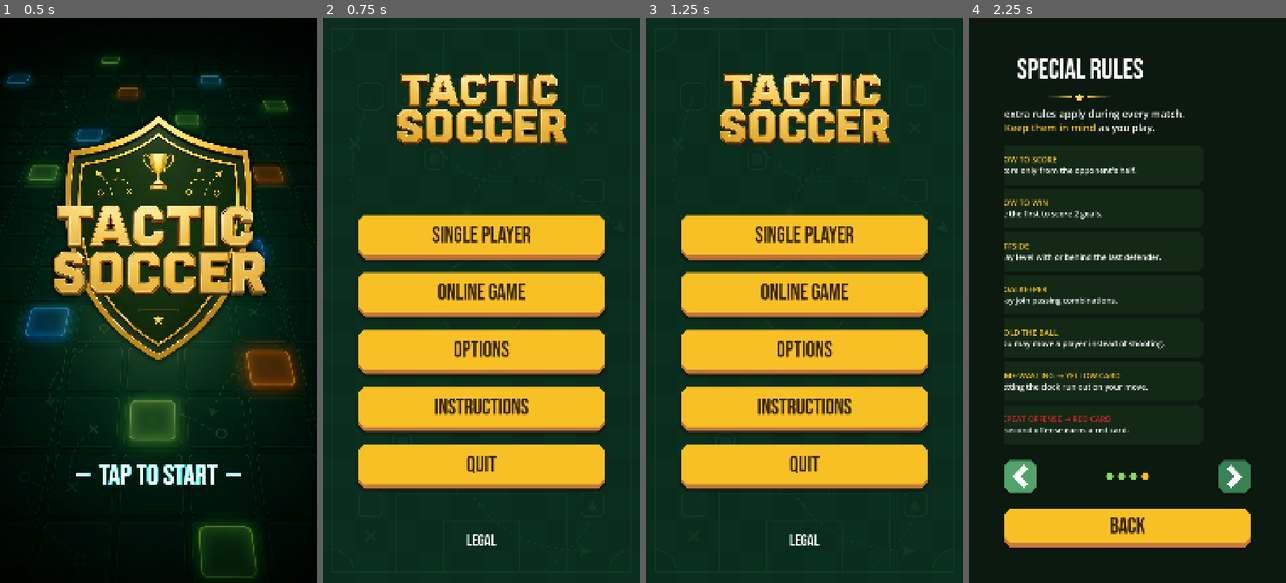
Above: before the commit, frames 1-4 (left to right).
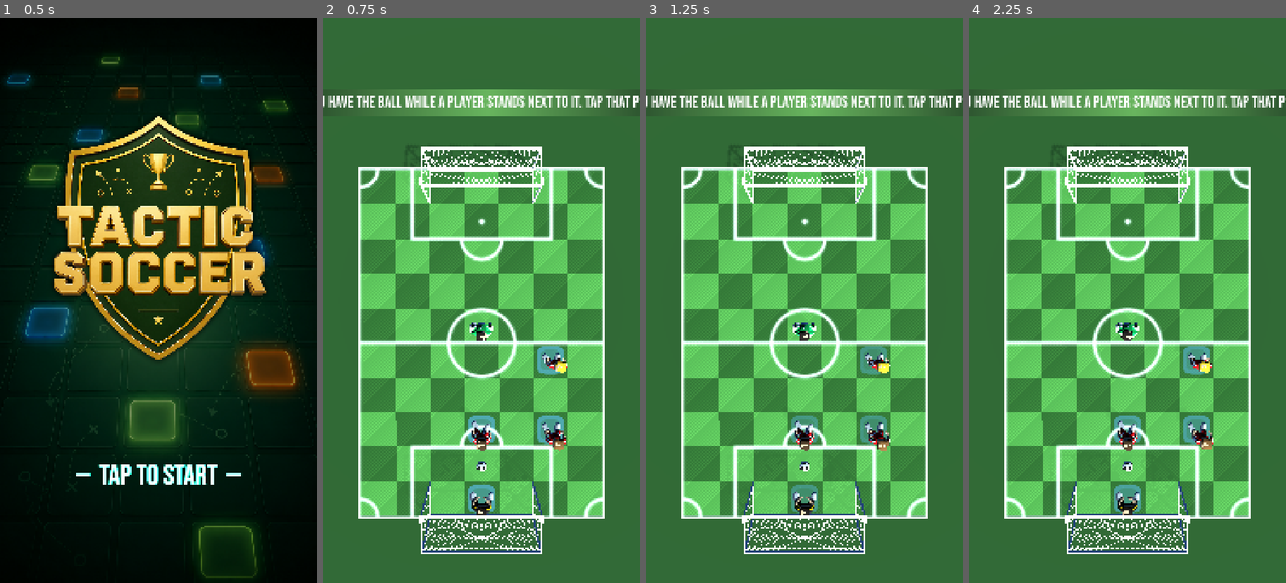
Above: after the commit, the same moments.

Repository: splivalo/tactic_soccer
Game: Godot game, scene res://scenes/ui/splash_screen.tscn
Same seed, same stepped clock (60 frames per second), same inputs: the game is played once before the commit and once after it.
Inputs (mouse positions are in pixels of both pictures, inside the frame that each line leads up to):
- Up to frame 1 (0.5 s): no input
- Up to frame 2 (0.75 s): tap Enter at 0.5 s; move the mouse to (551, 272) at 0.52 s; click (551, 272) at 0.67 s
- Up to frame 3 (1.25 s): no input
- Up to frame 4 (2.25 s): click (1127, 407) at 1.25 s, where only the run before the commit has a clickable "Instructions"; click (1019, 475) at 2.02 s

Frame 1 is identical in both runs. In frame 2, 100% of the frame differs, in the area x 0-100%, y 0-100%; in frame 3, 100%; in frame 4, 100%.

Commit message:
Tutorial: wire it into the match scene and put it behind Instructions
"Instructions" now runs the tutorial. The three cards it replaced said in
words what the tutorial has you do — and words are exactly what a
first-time player doesn't read, which is how all four of the mistakes
that prompted this happened in the first place. The fourth card (scoring,
winning, offside, keeper, cards) survives as the closing screen, since
none of that can be taught in one turn. Pages 1-3 stay in the carousel
for anyone curious enough to swipe back; nobody is made to read them.

It also runs by itself on a first launch. The player who most needs it is
precisely the one who would never go looking for it.

The HUD strips down to its footer. Shields, score, cards and a clock mean
nothing while you are learning what a straight line is, and they are four
more things competing with the one sentence meant to be read. The footer
stays because the placement phase already speaks through it — the
tutorial isn't inventing a second voice.

No Next button per step, deliberately. A step that can be clicked past is
a step that gets clicked past. Steps advance when the action is actually
performed; a stray tap elsewhere does nothing at all, because an
unexplained result is the very thing this exists to prevent. The one
square that is offered and then refused is the shot beside the opponent —
"don't leave it there" only lands if you could have.

Co-Authored-By: Claude Opus 5 <noreply@anthropic.com>

Diff:
--- a/main.gd
+++ b/main.gd
@@ -540,7 +540,9 @@
 		push_warning("No player_scene assigned — cannot spawn teams.")
 		return
 	_state = MatchState.new()
-	if GameFlow.player_formation.is_empty():
+	if GameFlow.tutorial_mode:
+		_start_tutorial()
+	elif GameFlow.player_formation.is_empty():
 		_start_placement()
 	elif GameFlow.online_mode and GameFlow.online_room == "":
 		# Online with a formation already laid out but no opponent yet — this is
@@ -564,6 +566,8 @@
 
 
 func _home_formation() -> Array[Dictionary]:
+	if GameFlow.tutorial_mode:
+		return Tutorial.home_formation()
 	if GameFlow.player_side == "HomeTeam" and not _my_layout().is_empty():
 		return _my_layout()
 	if GameFlow.player_side != "HomeTeam" and not _remote_formation.is_empty():
@@ -572,6 +576,8 @@
 
 
 func _away_formation() -> Array[Dictionary]:
+	if GameFlow.tutorial_mode:
+		return Tutorial.away_formation()
 	if GameFlow.player_side == "AwayTeam" and not _my_layout().is_empty():
 		return _my_layout()
 	if GameFlow.player_side != "AwayTeam" and not _remote_formation.is_empty():
@@ -982,6 +988,99 @@
 		_show_online_overlay()
 		return
 	_start_coin_toss()
+
+
+# --- Tutorial ------------------------------------------------------------------
+# Learning by doing, on the real board, through the real rules. The lesson
+# itself (steps, what may be tapped, what advances) lives in Tutorial — this is
+# only the view side: build the small scenario, strip the HUD to its footer, and
+# refuse taps that aren't part of the current step.
+
+## How long a step may go nowhere before an escape hatch appears. Deliberately
+## not a Next button from the start: a step that can be clicked past is a step
+## that gets clicked past, and then the tutorial teaches nothing — which is
+## exactly how the written instructions failed.
+const TUTORIAL_STUCK_SECONDS := 8.0
+
+var _tutorial: Tutorial = null
+var _tutorial_stuck := 0.0
+
+
+func _start_tutorial() -> void:
+	_tutorial = Tutorial.new()
+	ball_start_cell = Tutorial.BALL
+	if _hud != null:
+		_hud.show_match_chrome(false)
+	_build_match("HomeTeam")
+	_tutorial_refresh()
+
+
+## Only the cells the current step is about. A stray tap during a lesson must not
+## produce a result, because an unexplained result is exactly what the tutorial
+## exists to prevent.
+func _tutorial_blocks(cell: Vector2i) -> bool:
+	if _tutorial == null or _tutorial.finished():
+		return false
+	if not _tutorial.allows(cell):
+		return true
+	var why := _tutorial.refusal(cell)
+	if why == "":
+		return false
+	# Refused ON PURPOSE, with the reason — the risky square is offered rather
+	# than hidden, because "don't leave it there" only lands if you could have.
+	if _hud != null:
+		_hud.set_footer_text(why, Color.WHITE)
+	_tutorial_stuck = 0.0
+	return true
+
+
+func _tutorial_did(kind: String, cell: Vector2i) -> void:
+	if _tutorial == null:
+		return
+	if _tutorial.on_action(kind, cell):
+		_tutorial_refresh()
+
+
+func _tutorial_refresh() -> void:
+	_tutorial_stuck = 0.0
+	if _hud != null:
+		_hud.set_footer_text(_tutorial.prompt(), Color.WHITE)
+	if _tutorial.finished():
+		await get_tree().create_timer(1.6).timeout
+		_finish_tutorial()
+		return
+	_draw_tutorial_rays()
+
+
+## The eight straight lines out of whoever holds the ball, each stopping at the
+## first thing in the way.
+##
+## This is the one picture the whole tutorial is built around. Watching someone
+## play for the first time, three of their four mistakes came from not knowing
+## the ball travels only in straight lines — without that, the highlighted
+## squares look arbitrary and stop being read as information at all. Drawing the
+## rays turns "why that teammate and not this one" into something visible rather
+## than something explained.
+func _draw_tutorial_rays() -> void:
+	var origin := _tutorial.ray_origin()
+	if origin == Vector2i(-1, -1):
+		return
+	var occupied := {}
+	for cell in _state.pieces:
+		occupied[cell] = true
+	for cell in Board.reachable_from(origin, occupied):
+		_fx.add_tile(_cell_world(cell.x, cell.y), color_trail, 0.5, false)
+
+
+func _finish_tutorial() -> void:
+	_tutorial = null
+	GameFlow.tutorial_mode = false
+	Settings.mark_tutorial_seen()
+	# Ends on the rules card — scoring, offside, the keeper, cards. None of that
+	# fits in one turn, and it is the only instruction page the tutorial didn't
+	# make redundant.
+	GameFlow.instructions_page = 3
+	GameFlow.goto(GameFlow.Screen.INSTRUCTIONS)
 
 
 # --- Online: finding an opponent, without leaving the pitch -------------------
@@ -1599,11 +1698,17 @@
 			return
 		var pass_cell := _resolve_target(screen_pos, _state.combo_pass_targets(), TAP_HIT_RADIUS)
 		if pass_cell != NO_CELL:
+			if _tutorial_blocks(pass_cell):
+				return
 			_state.extend(pass_cell) # tap-to-pass — connects the chain, same as a drag
 			_draw_combo()
+			_tutorial_did("extend", pass_cell)
 			return
 		var shoot_cell := _resolve_target(screen_pos, _state.combo_shoot_targets(), TAP_HIT_RADIUS)
 		if shoot_cell != NO_CELL:
+			if _tutorial_blocks(shoot_cell):
+				return
+			_tutorial_did("shoot", shoot_cell)
 			_do_combo(shoot_cell) # direct tap-to-shoot still works, no ambiguity
 			return
 		return
@@ -1616,10 +1721,14 @@
 	# (see _on_motion/_on_release/_move_click) — `_holding` just means
 	# "resolve the eventual move via hold_and_move, not do_move".
 	var starter := _resolve_target(screen_pos, _state.combo_starters(), TAP_HIT_RADIUS)
-	if starter != NO_CELL and _state.begin(starter):
-		_play_sfx(SELECT_SOUND, select_sfx_volume_db)
-		_draw_combo()
-		return
+	if starter != NO_CELL:
+		if _tutorial_blocks(starter):
+			return
+		if _state.begin(starter):
+			_play_sfx(SELECT_SOUND, select_sfx_volume_db)
+			_draw_combo()
+			_tutorial_did("begin", starter)
+			return
 	var hold_fig := _resolve_target(screen_pos, _state.own_cells(), TAP_HIT_RADIUS)
 	if hold_fig != NO_CELL:
 		_holding = true
@@ -2594,6 +2703,7 @@
 	# bug a human reported.
 	_pool_seconds_left = _turn_timer.time_left
 	_turn_timer.stop()
+	_tutorial_did("move", to)
 	var fig: Node3D = _node_at[from]
 	_node_at.erase(from)
 	_node_at[to] = fig
--- a/project.godot
+++ b/project.godot
@@ -12,10 +12,6 @@
 
 config/name="Tactic Soccer"
 run/main_scene="res://scenes/ui/splash_screen.tscn"
-; Android's back button/gesture. Left at its default (true) the engine QUITS the
-; app on back before any handler is consulted — so hud.gd's pause modal, which
-; was written and correct, could never run, and back killed a match in progress.
-; Screens that want back now handle NOTIFICATION_WM_GO_BACK_REQUEST themselves.
 config/quit_on_go_back=false
 config/features=PackedStringArray("4.7", "Mobile")
 config/icon="uid://dhcjhonjcf81y"
--- a/scripts/game/game_flow.gd
+++ b/scripts/game/game_flow.gd
@@ -40,6 +40,19 @@
 ## moment an invite is accepted (GAME_DESIGN.md §11).
 var online_country_picker: bool = false
 
+## Runs the match scene as the interactive tutorial instead of a game.
+##
+## It replaced the first three instruction cards, which said in words what the
+## tutorial now has you do — watching a first-time player, none of it had landed,
+## because nobody reads rules before playing. The fourth card (scoring, offside,
+## keeper, cards) survives as the tutorial's closing screen, since none of that
+## can be taught in a single turn.
+var tutorial_mode: bool = false
+
+## Which card the instructions screen opens on. The tutorial ends by sending the
+## player to the rules card rather than back to page one.
+var instructions_page: int = 0
+
 ## True for a networked match. There is deliberately no separate "online screen"
 ## any more: finding an opponent happens as an OVERLAY on the match scene, on
 ## top of the pitch you just placed your formation on (GAME_DESIGN.md §11). When
--- a/scripts/game/settings.gd
+++ b/scripts/game/settings.gd
@@ -23,6 +23,11 @@
 ## picked; the online screen asks for one. Offline modes ignore this and keep
 ## choosing per match in team_select.
 var player_country := ""
+
+## Whether the tutorial has been completed once. It runs by itself on a first
+## launch — the player who most needs it is exactly the one who would never go
+## looking for it — and after that only when asked for from the menu.
+var tutorial_seen := false
 
 
 func _ready() -> void:
@@ -61,6 +66,11 @@
 
 func set_player_country(value: String) -> void:
 	player_country = value
+	_save()
+
+
+func mark_tutorial_seen() -> void:
+	tutorial_seen = true
 	_save()
 
 
@@ -151,6 +161,7 @@
 	cfg.set_value("audio", "vibration_enabled", vibration_enabled)
 	cfg.set_value("online", "player_name", player_name)
 	cfg.set_value("online", "player_country", player_country)
+	cfg.set_value("online", "tutorial_seen", tutorial_seen)
 	cfg.save(SAVE_PATH)
 
 
@@ -163,3 +174,4 @@
 	vibration_enabled = cfg.get_value("audio", "vibration_enabled", vibration_enabled)
 	player_name = cfg.get_value("online", "player_name", player_name)
 	player_country = cfg.get_value("online", "player_country", player_country)
+	tutorial_seen = cfg.get_value("online", "tutorial_seen", tutorial_seen)
--- a/scripts/ui/hud.gd
+++ b/scripts/ui/hud.gd
@@ -133,6 +133,20 @@
 
 func _exit_to_menu() -> void:
 	GameFlow.goto(GameFlow.Screen.MAIN_MENU)
+
+
+## Strips the HUD down to the footer for the tutorial.
+##
+## Shields, score, cards and the clock mean nothing while you are learning what
+## a straight line is, and they are four more things competing with the one
+## sentence you are meant to read. The footer stays because it is already the
+## game's way of talking to the player — the placement phase uses it too, so the
+## tutorial isn't inventing a second voice.
+func show_match_chrome(on: bool) -> void:
+	for node_name in ["Bar", "Background", "PauseButton"]:
+		var node := get_node_or_null(node_name) as CanvasItem
+		if node != null:
+			node.visible = on
 
 
 ## Longest player name the shield label will show. It is sized for a 3-letter
--- a/scripts/ui/instructions_screen.gd
+++ b/scripts/ui/instructions_screen.gd
@@ -52,7 +52,12 @@
 		max_h = maxf(max_h, p.get_combined_minimum_size().y)
 	var page4_natural_h: float = _pages[3].get_combined_minimum_size().y
 	stage.custom_minimum_size.y = max_h
-	_go_to_page(0, 0)
+	# Arriving from the tutorial opens straight on the rules card: the first
+	# three pages are what the tutorial just walked through. They stay in the
+	# carousel rather than being deleted — anyone curious can swipe back — but
+	# nobody is made to read them twice.
+	_go_to_page(clampi(GameFlow.instructions_page, 0, PAGE_COUNT - 1), 0)
+	GameFlow.instructions_page = 0
 	_scale_rules_list(page4_natural_h)
 
 
--- a/scripts/ui/main_menu.gd
+++ b/scripts/ui/main_menu.gd
@@ -37,7 +37,17 @@
 		GameFlow.online_country_picker = true
 		GameFlow.goto(GameFlow.Screen.TEAM_SELECT))
 	_options_button.pressed.connect(_open_settings)
-	_instructions_button.pressed.connect(func(): GameFlow.goto(GameFlow.Screen.INSTRUCTIONS))
+	# "Instructions" now runs the tutorial. The cards it replaced described the
+	# same three things in words, and words are exactly what a first-time player
+	# doesn't read — the tutorial ends on the one card that survived, the general
+	# rules, which no single turn can teach.
+	_instructions_button.pressed.connect(func():
+		GameFlow.reset_online()
+		GameFlow.single_player = false
+		GameFlow.tutorial_mode = true
+		GameFlow.player_formation = []
+		GameFlow.player_side = "HomeTeam"
+		GameFlow.goto(GameFlow.Screen.MATCH))
 	_credits_button.pressed.connect(func(): GameFlow.goto(GameFlow.Screen.LEGAL))
 	_quit_button.pressed.connect(func(): get_tree().quit())
 
--- a/scripts/ui/splash_screen.gd
+++ b/scripts/ui/splash_screen.gd
@@ -25,4 +25,13 @@
 	if is_continue:
 		_going = true
 		get_viewport().set_input_as_handled()
+		# First launch goes straight into the tutorial. The player who most needs
+		# it is exactly the one who would never go looking for it — the whole
+		# reason the written instructions failed was that nobody opens them.
+		if not Settings.tutorial_seen:
+			GameFlow.tutorial_mode = true
+			GameFlow.player_formation = []
+			GameFlow.player_side = "HomeTeam"
+			GameFlow.goto(GameFlow.Screen.MATCH)
+			return
 		GameFlow.goto(GameFlow.Screen.MAIN_MENU)
